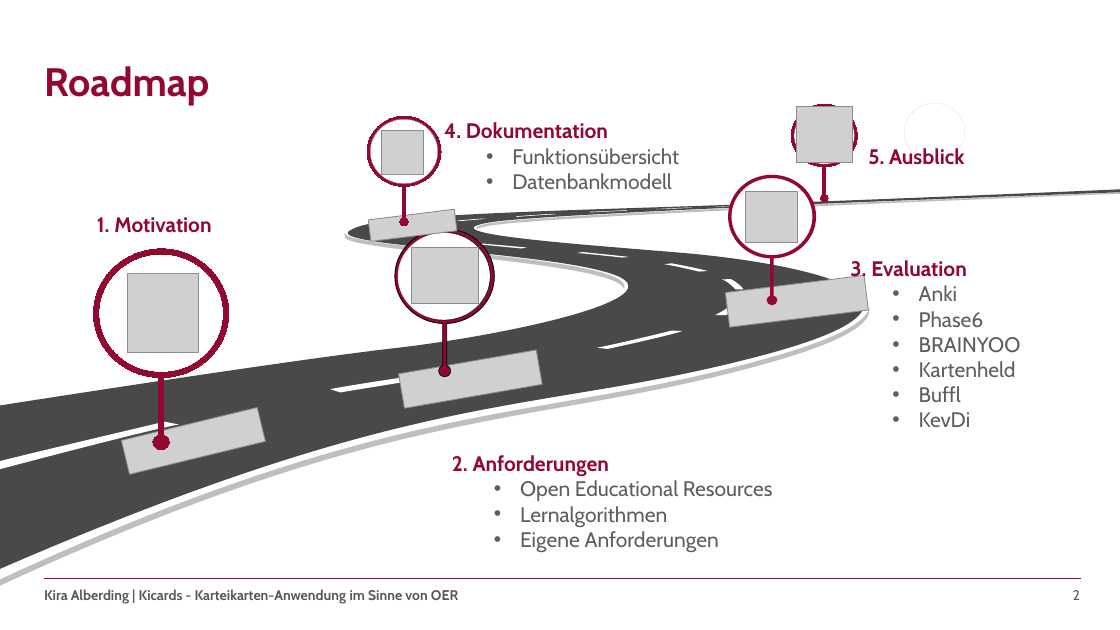
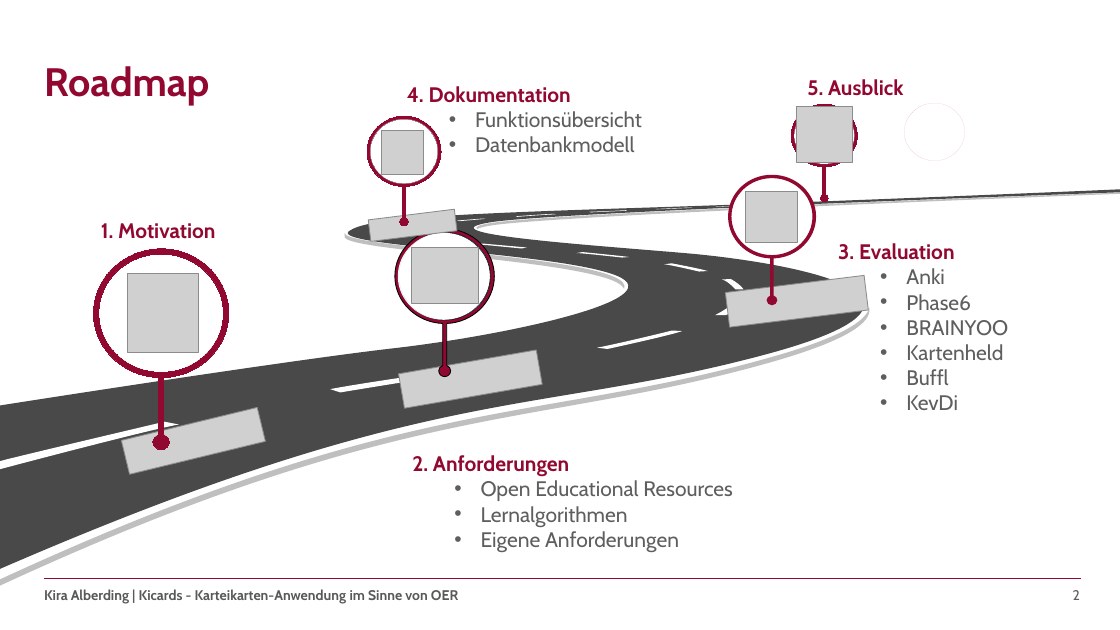
Before and after one commit to kalbe09/SeminararbeitOER, a slide deck: slide 2 of Seminararbeit - Präsentation.pptx. Drawn at 1120x630 pixels with LibreOffice and Linux fonts; fonts in the diff are those of the drawing; grey boxes stand for pictures; background and template pictures are left out. Boxes give left, top, right and bottom in pixels: in the first picture for what was removed or moved away, otherwise in the second. Text is boxed around its words. In the diff, an @@ line names an element or a change of style, - is before the commit and + after.

Commit message:
Dokumentation, Ende und paar Animationen

```diff
--- a/Seminararbeit - Präsentation.pptx
+++ b/Seminararbeit - Präsentation.pptx
@@ text "4. Dokumentation": place and size @@
-text "4. Dokumentation" at box(444, 122, 679, 189)
+text "4. Dokumentation" at box(407, 86, 642, 152)
@@ text "5. Ausblick": place and size @@
-text "5. Ausblick" at box(868, 148, 964, 165)
+text "5. Ausblick" at box(807, 79, 903, 96)
@@ text "1. Motivation": place and size @@
-text "1. Motivation" at box(97, 217, 211, 233)
+text "1. Motivation" at box(101, 223, 215, 239)
@@ text "3. Evaluation": place and size @@
-text "3. Evaluation" at box(850, 260, 1021, 427)
+text "3. Evaluation" at box(838, 243, 1008, 410)
@@ text "2. Anforderungen": place and size @@
-text "2. Anforderungen" at box(452, 455, 773, 552)
+text "2. Anforderungen" at box(412, 455, 733, 552)
```
Also in this commit, not shown: 3 other slides changed, 13 slides added, 5 slides removed.
